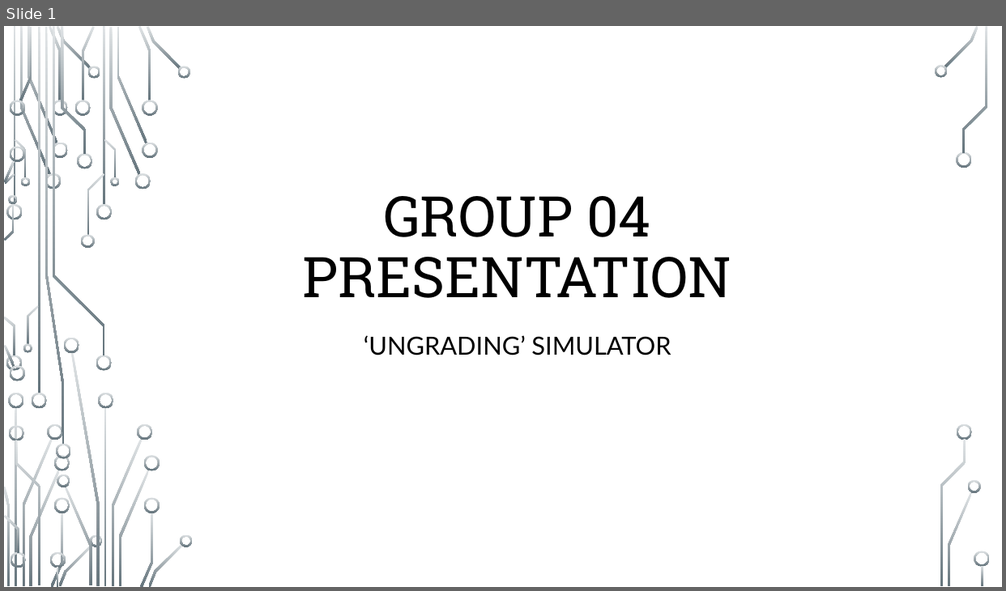
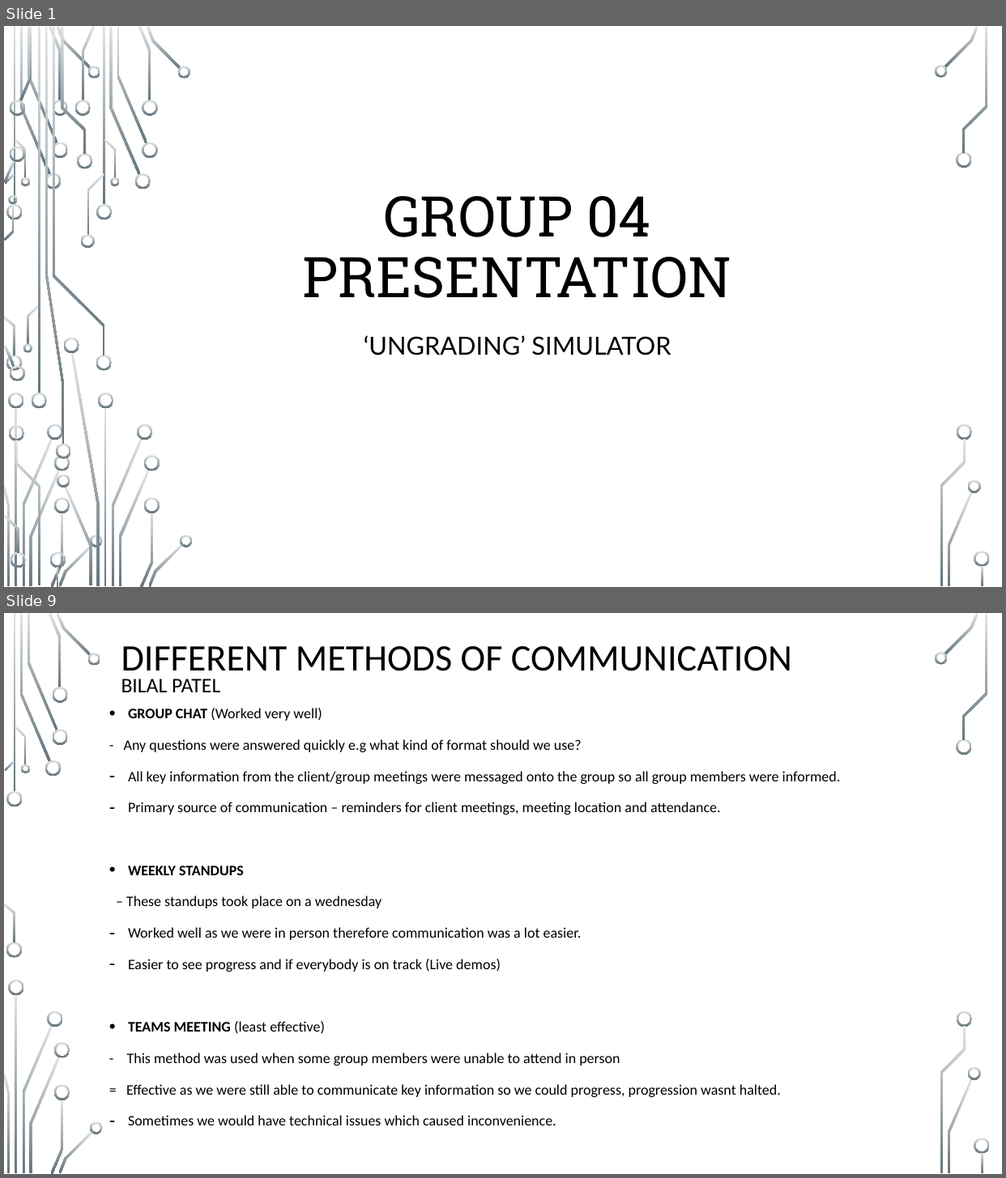
Before and after one commit to Patterbear/Ungrading-Simulator, a slide deck: Presentation/Group-04-Presentation.pptx. Shown one above the other, each under a label of ours: slide 1 before the commit, slides 1 and 9 after it; the slides between them are not shown. The pictures are 1006x591 and 1006x1178 pixels, drawn with LibreOffice and Linux fonts; fonts in the diff are those of the drawing; background and template pictures are left out. Boxes give left, top, right and bottom in pixels: in the first picture for what was removed or moved away, otherwise in the second. Text is boxed around its words. In the diff, an @@ line names an element or a change of style, - is before the commit and + after.

Commit message:
add updated presentation

```diff
--- a/Presentation/Group-04-Presentation.pptx
+++ b/Presentation/Group-04-Presentation.pptx
@@ slide 9 added at (4,613,1002,1174), background picture (left out); not listed: 36 template elements that a slide beside it also shows @@
@@ title added at (121,646,792,680), 36 pt, text #000000 @@
+DIFFERENT METHODS OF COMMUNICATION
@@ text added at (121,679,220,692), 20 pt, text #000000 @@
+BILAL PATEL
@@ text added at (124,708,841,1126), 14 pt, text #000000 @@
+• GROUP CHAT (Worked very well)
+- Any questions were answered quickly e.g what kind of format should we use?
+– All key information from the client/group meetings were messaged onto the group so all group members were informed.
+– Primary source of communication – reminders for client meetings, meeting location and attendance.
+• WEEKLY STANDUPS
+– These standups took place on a wednesday
+– Worked well as we were in person therefore communication was a lot easier.
+– Easier to see progress and if everybody is on track (Live demos)
+• TEAMS MEETING (least effective)
+- This method was used when some group members were unable to attend in person
+= Effective as we were still able to communicate key information so we could progress, progression wasnt halted.
+– Sometimes we would have technical issues which caused inconvenience.
```
Also in this commit, not shown: 1 slide changed, 16 other slides added, 1 slide removed.
